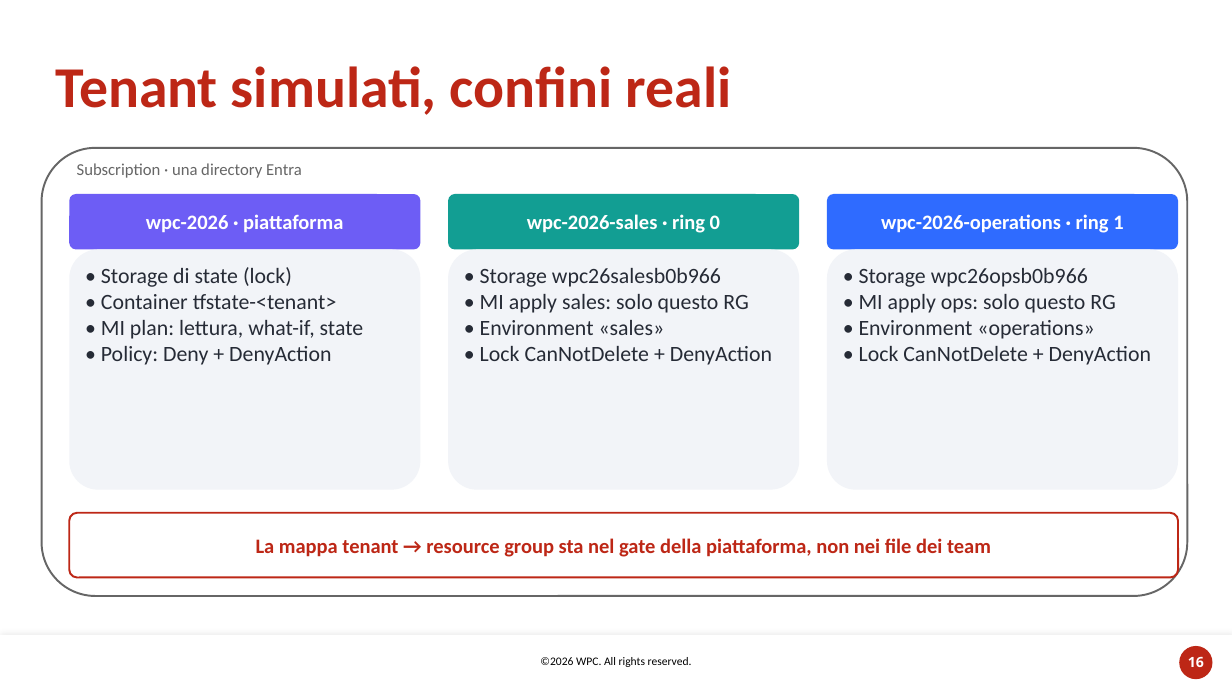
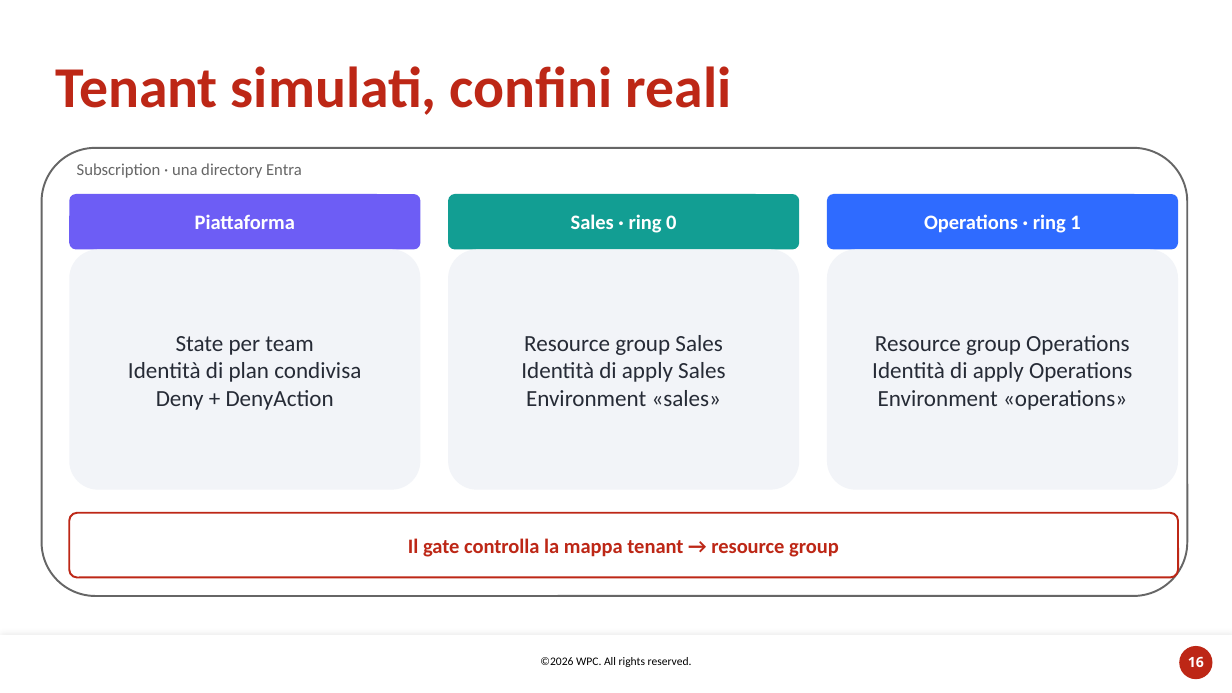
Before and after one commit to carlosacchi/wpc-2026, a slide deck: slide 16 of docs/session/out/WPC2026-Copilot-sotto-controllo.pptx. Drawn at 1232x693 pixels with LibreOffice and Linux fonts; fonts in the diff are those of the drawing; background and template pictures are left out. Boxes give left, top, right and bottom in pixels: in the first picture for what was removed or moved away, otherwise in the second. Text is boxed around its words. In the diff, an @@ line names an element or a change of style, - is before the commit and + after.

```diff
--- a/docs/session/out/WPC2026-Copilot-sotto-controllo.pptx
+++ b/docs/session/out/WPC2026-Copilot-sotto-controllo.pptx
@@ text in rounded rectangle at <box>195,214,295,229</box>: text changed @@
-wpc-2026 · piattaforma
+Piattaforma
@@ text in rounded rectangle at <box>571,214,676,233</box>: text changed @@
-wpc-2026-sales · ring 0
+Sales · ring 0
@@ text in rounded rectangle at <box>924,214,1080,233</box>: text changed @@
-wpc-2026-operations · ring 1
+Operations · ring 1
@@ vertical alignment top to middle in 3 elements at <box>448,250,799,490</box>, <box>69,250,421,490</box>, <box>827,250,1178,490</box> @@
@@ text in rounded rectangle at <box>128,336,361,410</box>: text changed; size 17 to 18 pt @@
-• Storage di state (lock)
-• Container tfstate-<tenant>
-• MI plan: lettura, what-if, state
-• Policy: Deny + DenyAction
+State per team
+Identità di plan condivisa
+Deny + DenyAction
@@ text in rounded rectangle at <box>521,335,725,406</box>: text changed; size 17 to 18 pt @@
-• Storage wpc26salesb0b966
-• MI apply sales: solo questo RG
-• Environment «sales»
-• Lock CanNotDelete + DenyAction
+Resource group Sales
+Identità di apply Sales
+Environment «sales»
@@ text in rounded rectangle at <box>872,335,1132,410</box>: text changed; size 17 to 18 pt @@
-• Storage wpc26opsb0b966
-• MI apply ops: solo questo RG
-• Environment «operations»
-• Lock CanNotDelete + DenyAction
+Resource group Operations
+Identità di apply Operations
+Environment «operations»
@@ text in rounded rectangle at <box>408,538,839,557</box>: text changed @@
-La mappa tenant → resource group sta nel gate della piattaforma, non nei file dei team
+Il gate controlla la mappa tenant → resource group
```
Also in this commit, not shown: 12 other slides changed, 6 slides added, 5 slides removed, 4 other files.
